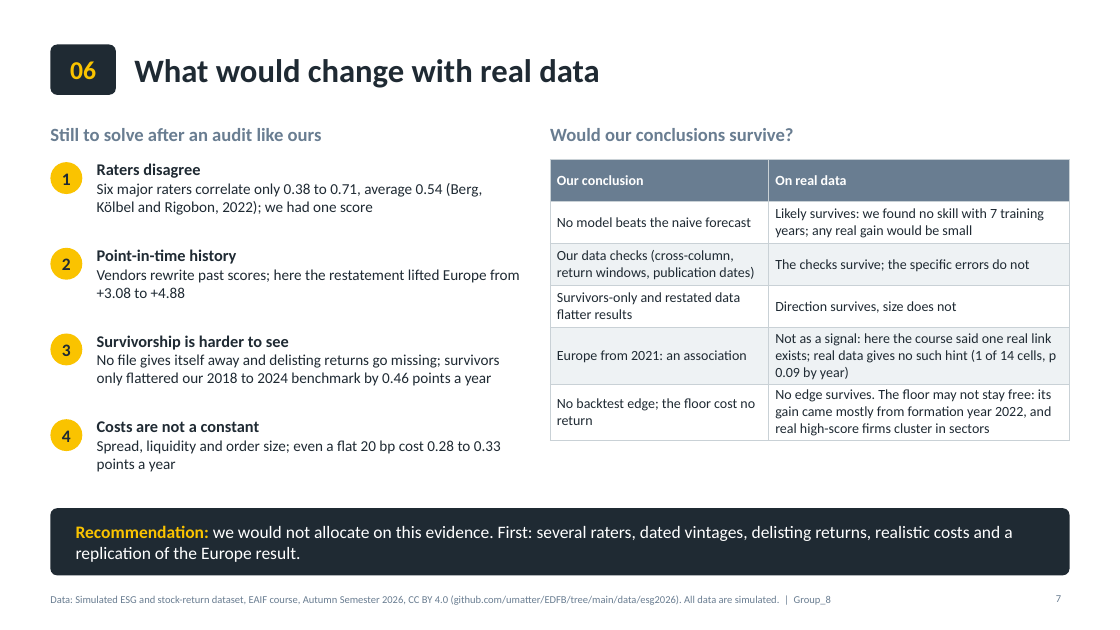
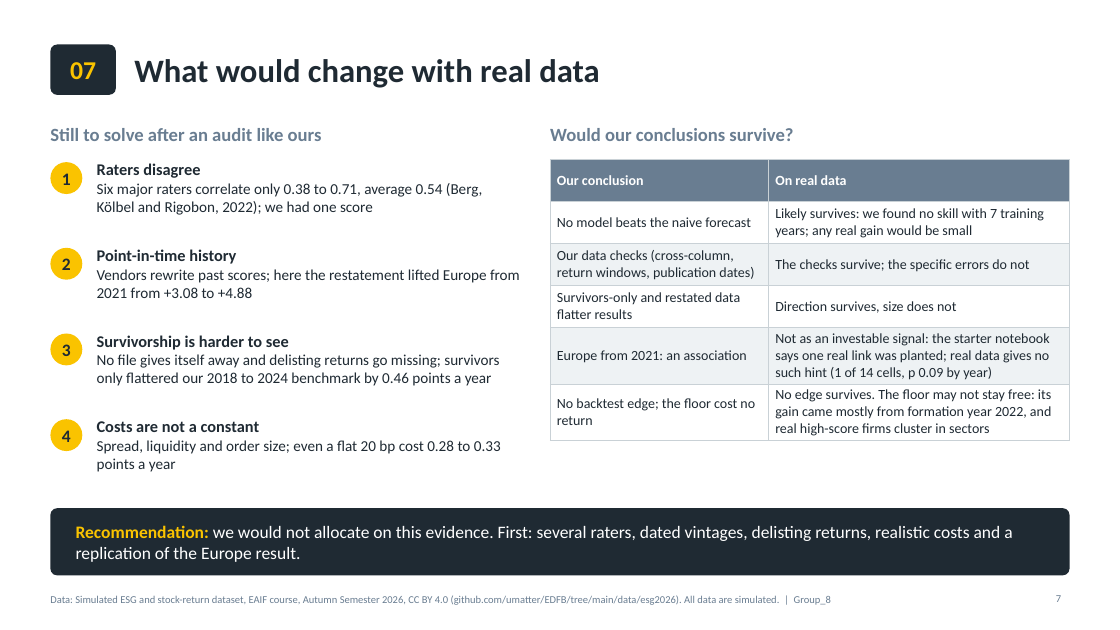
Before and after one commit to FBE5d5wqfds/EAIF-, a slide deck: slide 7 of group_project_AS2026/presentation/Group_8_slides.pptx. Drawn at 1120x630 pixels with LibreOffice and Linux fonts; fonts in the diff are those of the drawing; background and template pictures are left out. Boxes give left, top, right and bottom in pixels: in the first picture for what was removed or moved away, otherwise in the second. Text is boxed around its words. In the diff, an @@ line names an element or a change of style, - is before the commit and + after.

```diff
--- a/group_project_AS2026/presentation/Group_8_slides.pptx
+++ b/group_project_AS2026/presentation/Group_8_slides.pptx
@@ text at (70,62,96,79): text changed @@
-06
+07
@@ table at (550,160,1070,440) @@
-row 5, column 2: Not as a signal: here the course said one real link exists; real data gives no such hint (1 of 14 cells, p 0.09 by year)
+row 5, column 2: Not as an investable signal: the starter notebook says one real link was planted; real data gives no such hint (1 of 14 cells, p 0.09 by year)
@@ text at (97,269,520,298): text changed @@
-Vendors rewrite past scores; here the restatement lifted Europe from +3.08 to +4.88
+Vendors rewrite past scores; here the restatement lifted Europe from 2021 from +3.08 to +4.88
```
Also in this commit, not shown: 6 other slides changed, 7 other files.
